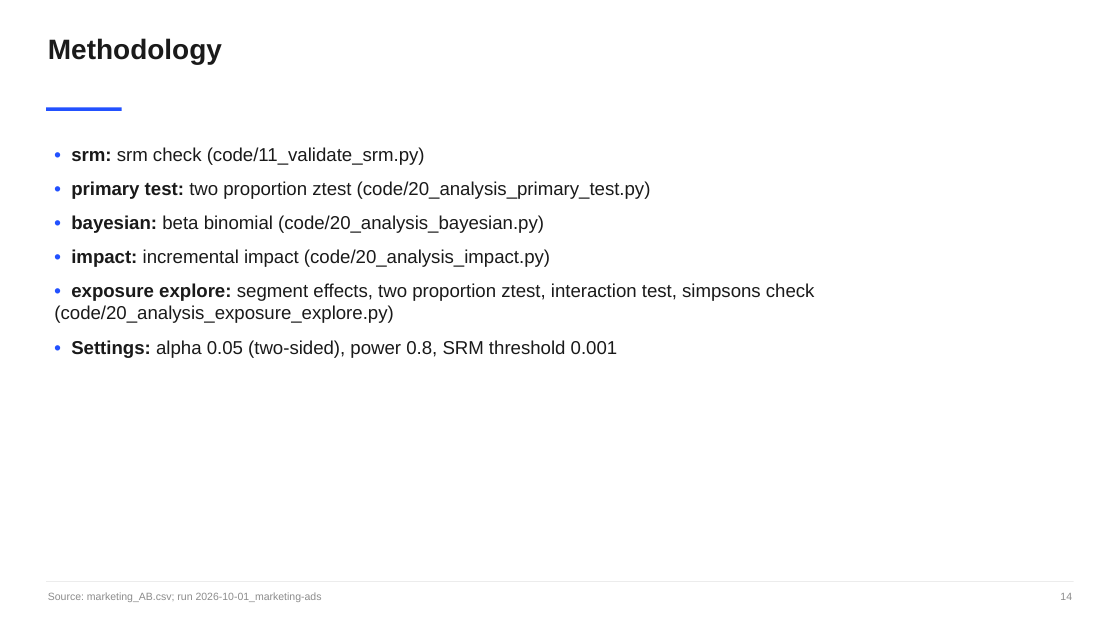
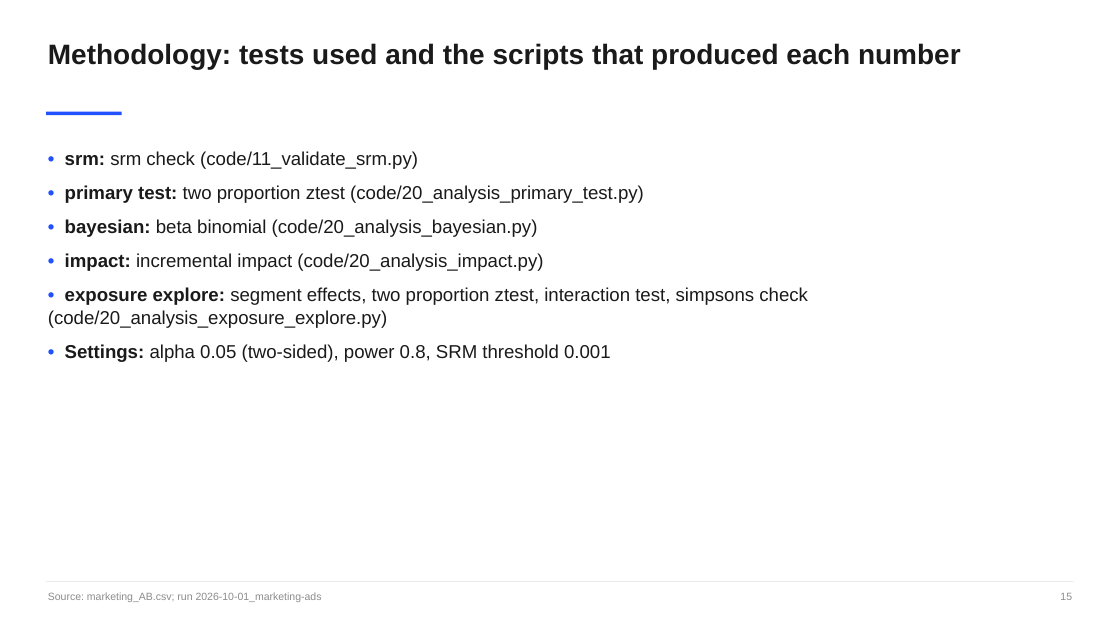
Before and after one commit to rohittiwari001/A-B-Testing-using-Claude-Code, a slide deck: slide 15 of runs/2026-10-01_marketing-ads/deck.pptx (slide 14 before the commit). Drawn at 1120x630 pixels with LibreOffice and Linux fonts; fonts in the diff are those of the drawing. Boxes give left, top, right and bottom in pixels: in the first picture for what was removed or moved away, otherwise in the second. Text is boxed around its words. In the diff, an @@ line names an element or a change of style, - is before the commit and + after.

```diff
--- a/runs/2026-10-01_marketing-ads/deck.pptx
+++ b/runs/2026-10-01_marketing-ads/deck.pptx
@@ text removed at (x1=48, y1=38, x2=222, y2=64) @@
-Methodology
@@ text added at (x1=48, y1=43, x2=961, y2=70), 24 pt, text #1A1A1A, bold @@
+Methodology: tests used and the scripts that produced each number
@@ rectangle moved from (x1=46, y1=108, x2=122, y2=111) to (x1=46, y1=112, x2=122, y2=115) @@
@@ text "• srm: srm check (code/11_validate_srm.py)" moved from (x1=54, y1=147, x2=815, y2=358) to (x1=48, y1=151, x2=808, y2=362) @@
@@ text at (x1=1060, y1=593, x2=1072, y2=600): text changed @@
-14
+15
```
Also in this commit, not shown: 12 other slides changed, 4 slides added, 1 slide removed, 2 other files.
